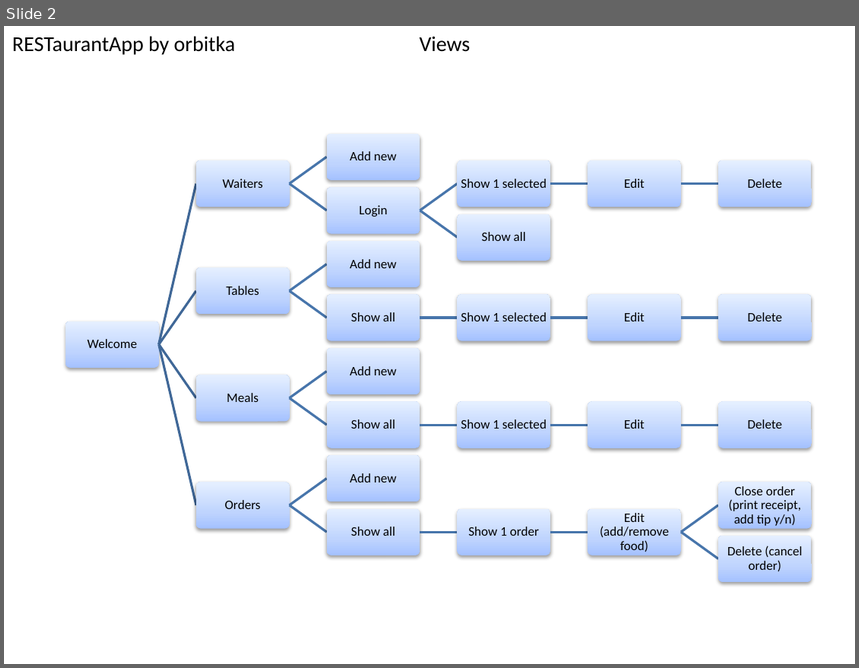
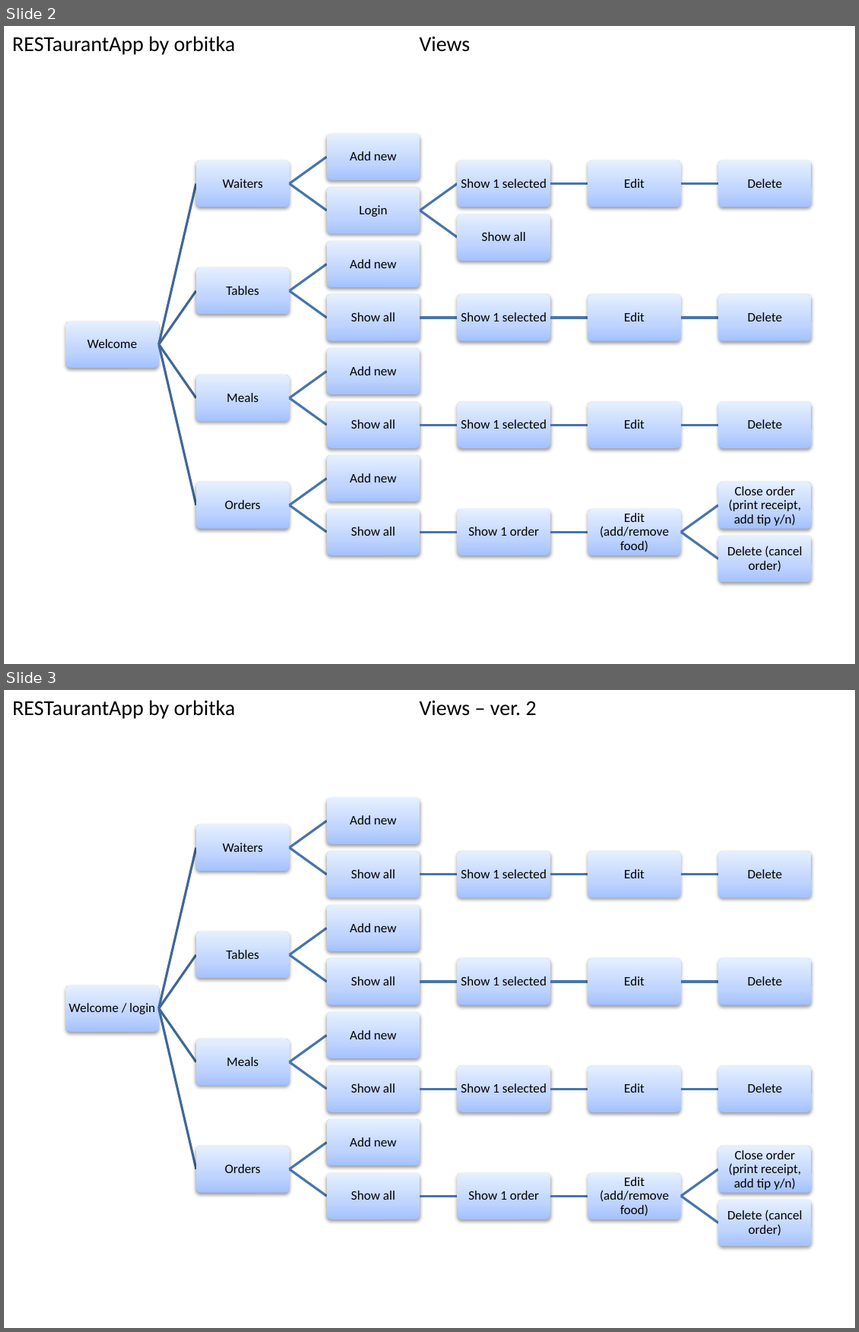
Before and after one commit to orbitka/RESTaurantApp, a slide deck: ERD+wireframes.pptx. Shown one above the other, each under a label of ours: slide 2 before the commit, slides 2 and 3 after it. The pictures are 859x668 and 859x1332 pixels, drawn with LibreOffice and Linux fonts; fonts in the diff are those of the drawing. Boxes give left, top, right and bottom in pixels: in the first picture for what was removed or moved away, otherwise in the second. Text is boxed around its words. In the diff, an @@ line names an element or a change of style, - is before the commit and + after.

```diff
--- a/ERD+wireframes.pptx
+++ b/ERD+wireframes.pptx
@@ slide 3 added at [4, 690, 855, 1328], background #FFFFFF @@
@@ text added at [12, 700, 537, 719], 18 pt, text #000000 @@
+RESTaurantApp by orbitka Views – ver. 2
@@ group added at [66, 798, 812, 1246]: 26 rounded rectangles, 26 texts, 25 freeform shapes @@
+Welcome / login
+Waiters
+Add new
+Show all
+Show 1 selected
+Edit
+Delete
+Tables
+Add new
+Show all
+Show 1 selected
+Edit
+Delete
+Meals
+Add new
+Show all
+Show 1 selected
+Edit
+Delete
+Orders
+Add new
+Show all
+Show 1 order
+Edit (add/remove food)
+Close order (print receipt, add tip y/n)
+Delete (cancel order)
```
Also in this commit, not shown: 1 slide changed, 1 other file.
